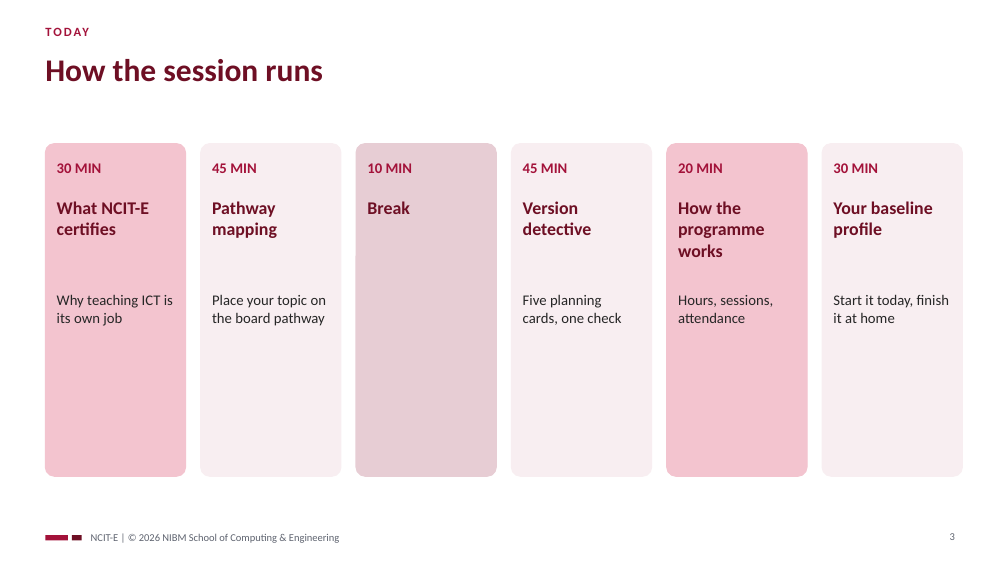
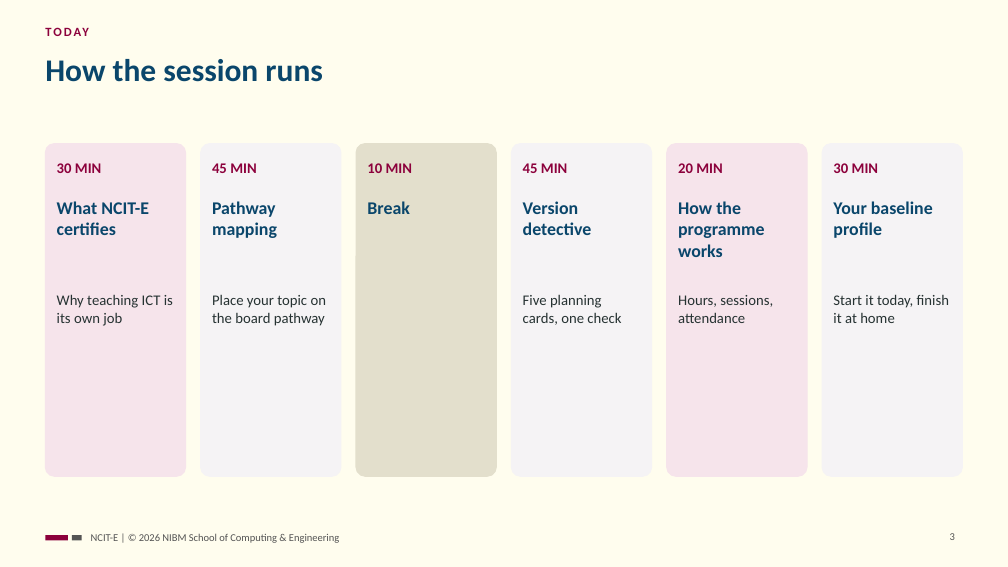
Before and after one commit to NIBM-SOCE/NCIT-E, a slide deck: slide 3 of sessions/s01/slides/ncit-e-s01-orientation.pptx. Drawn at 1008x567 pixels with LibreOffice and Linux fonts; fonts in the diff are those of the drawing. Boxes give left, top, right and bottom in pixels: in the first picture for what was removed or moved away, otherwise in the second. Text is boxed around its words. In the diff, an @@ line names an element or a change of style, - is before the commit and + after.

```diff
--- a/sessions/s01/slides/ncit-e-s01-orientation.pptx
+++ b/sessions/s01/slides/ncit-e-s01-orientation.pptx
@@ background #FFFFFF to #FFFDEE @@
@@ rounded rectangle at <box>45,144,185,476</box>: fill #F3C4CF to #F6E4EB; outline #F3C4CF 1 pt to #F6E4EB 1 pt @@
@@ rounded rectangle at <box>356,144,496,476</box>: fill #E7CDD4 to #E3DFCC; outline #E7CDD4 1 pt to #E3DFCC 1 pt @@
@@ rounded rectangle at <box>667,144,807,476</box>: fill #F3C4CF to #F6E4EB; outline #F3C4CF 1 pt to #F6E4EB 1 pt @@
@@ fill #F8EEF1 to #F5F3F5; outline #F8EEF1 1 pt to #F5F3F5 1 pt in 3 elements at <box>200,144,340,476</box>, <box>511,144,651,476</box>, <box>823,144,963,476</box> @@
@@ text colour #A3123A to #8C013C in 7 elements at <box>45,24,960,50</box>, <box>57,163,101,173</box>, <box>212,163,256,173</box>, <box>367,163,412,173</box>, <box>523,163,567,173</box>, <box>678,163,722,173</box>, <box>833,163,878,173</box> @@
@@ text colour #6E0F24 to #0A466B in 7 elements at <box>45,59,322,82</box>, <box>57,201,149,235</box>, <box>212,201,277,238</box>, <box>367,201,410,214</box>, <box>523,201,592,235</box>, <box>678,201,765,257</box>, <box>833,201,933,238</box> @@
@@ text "Why teaching ICT is its ..." at <box>57,294,173,326</box>: text colour #262626 to #263232 @@
@@ text "Hours, sessions, attendance" at <box>678,295,773,323</box>: text colour #262626 to #263232 @@
@@ rectangle at <box>45,535,68,541</box>: fill #A3123A to #8C013C @@
@@ rectangle at <box>72,535,82,541</box>: fill #6E0F24 to #545454 @@
@@ text "NCIT-E | © 2026 NIBM ..." at <box>91,534,339,543</box>: text colour #5F6470 to #545454 @@
@@ page number at <box>950,533,955,540</box>: text colour #5F6470 to #545454 @@
```
Also in this commit, not shown: 34 other slides changed, 30 other files.
